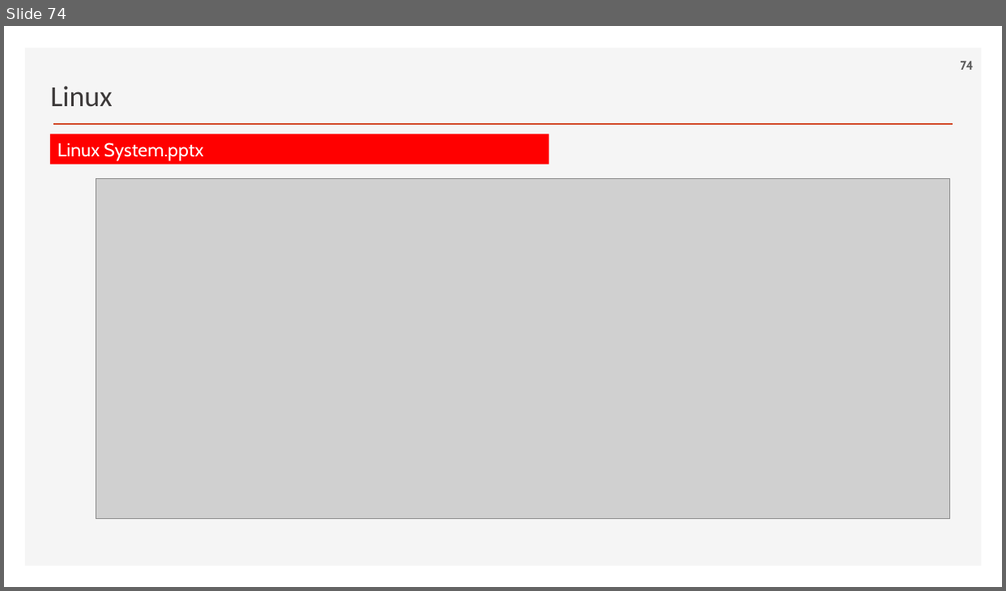
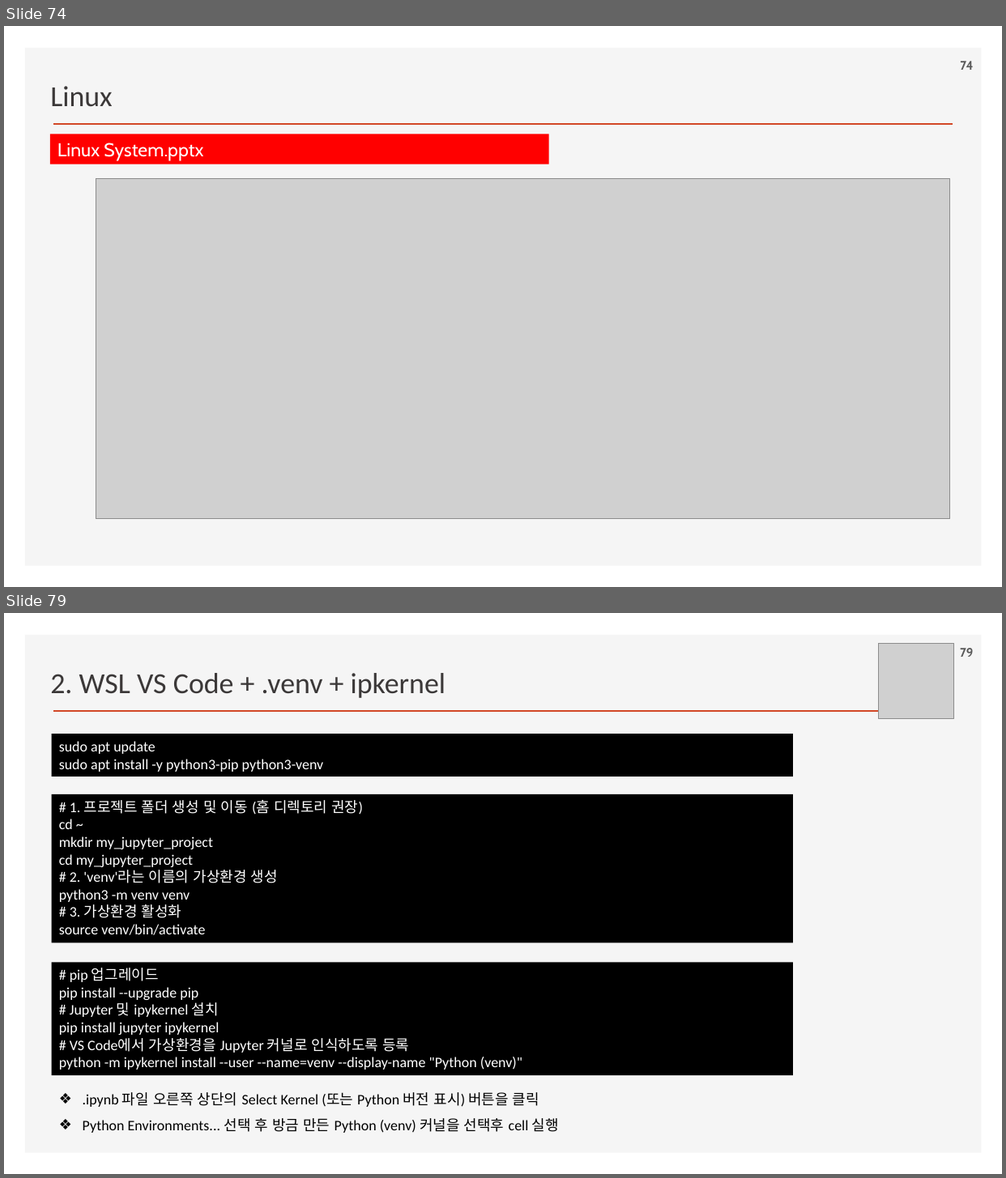
Before and after one commit to ancestor9/2026_Fall_AI-Workflow, a slide deck: PPTs/00_App Deployment.pptx. Shown one above the other, each under a label of ours: slide 74 before the commit, slides 74 and 79 after it; the slides between them are not shown. The pictures are 1006x591 and 1006x1178 pixels, drawn with LibreOffice and Linux fonts; fonts in the diff are those of the drawing; grey boxes stand for pictures; background and template pictures are left out. Boxes give left, top, right and bottom in pixels: in the first picture for what was removed or moved away, otherwise in the second. Text is boxed around its words. In the diff, an @@ line names an element or a change of style, - is before the commit and + after.

```diff
--- a/PPTs/00_App Deployment.pptx
+++ b/PPTs/00_App Deployment.pptx
@@ slide 79 added at box(4, 613, 1002, 1174), background #FFFFFF; not listed: 2 template elements that a slide beside it also shows @@
@@ picture added at box(879, 644, 954, 718) @@
@@ page number added at box(960, 648, 973, 657), 12 pt, text #595959, bold @@
+79
@@ text added at box(50, 673, 446, 698), 28 pt, text #3B3838 @@
+2. WSL VS Code + .venv + ipkernel
@@ rectangle added at box(52, 734, 794, 776), fill #000000, 14 pt, text #FFFFFF @@
+sudo apt update
+sudo apt install -y python3-pip python3-venv
@@ rectangle added at box(52, 794, 794, 943), fill #000000, 14 pt, text #FFFFFF @@
+# 1. 프로젝트 폴더 생성 및 이동 (홈 디렉토리 권장)
+cd ~
+mkdir my_jupyter_project
+cd my_jupyter_project
+# 2. 'venv'라는 이름의 가상환경 생성
+python3 -m venv venv
+# 3. 가상환경 활성화
+source venv/bin/activate
@@ rectangle added at box(52, 963, 794, 1076), fill #000000, 14 pt, text #FFFFFF @@
+# pip 업그레이드
+pip install --upgrade pip
+# Jupyter 및 ipykernel 설치
+pip install jupyter ipykernel
+# VS Code에서 가상환경을 Jupyter 커널로 인식하도록 등록
+python -m ipykernel install --user --name=venv --display-name "Python (venv)"
@@ text added at box(83, 1093, 559, 1133), 14 pt, text #000000 @@
+❖ .ipynb 파일 오른쪽 상단의 Select Kernel (또는 Python 버전 표시) 버튼을 클릭
+❖ Python Environments... 선택 후 방금 만든 Python (venv) 커널을 선택후 cell 실행
```
Also in this commit, not shown: 4 other slides added.
